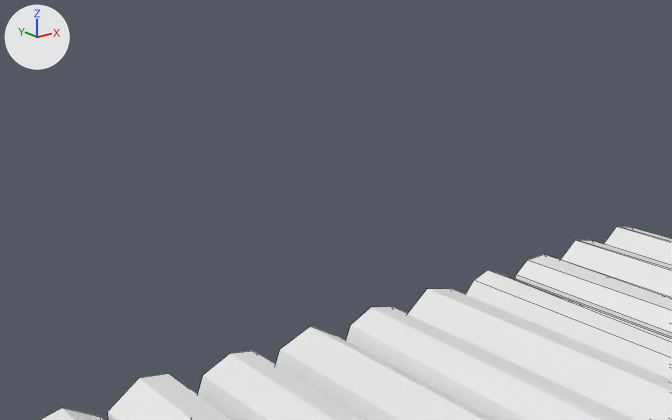
The Blender file IslandPrefabs/Floatable.blend: old version first, new version second.
One viewpoint serves both versions: a 50 mm lens placed at (8.1, 0.19, 3.44), pointed at (12.4, 5.57, 1.29). Arrows for +X, +Y and +Z are at upper left; the lights stay in place. Mesh edges are drawn as thin lines.
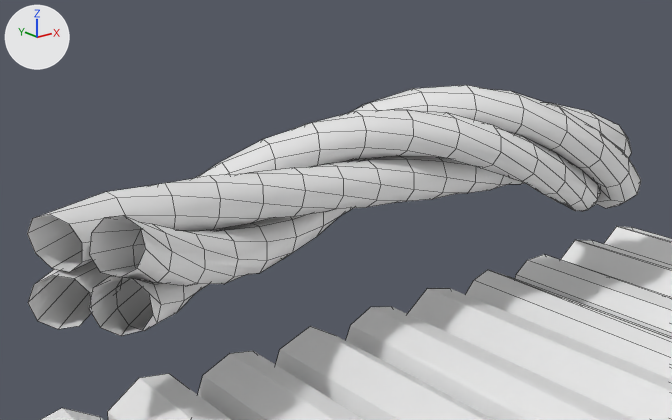
ob_beziercurve is not drawn itself; it is used by a modifier of ob_circle.

Where the change shows, as pixel boxes (x1, y1, x2, y2) in the pictures (672 x 420 px):
'Circle', added: after (27, 85, 641, 336)

Patch to the scene script:
```diff
--- a/IslandPrefabs/Floatable.blend.py
+++ b/IslandPrefabs/Floatable.blend.py
@@ me_circle_002 @@
+me_circle_002.from_pydata(...)  # 36 vertices, 0 faces, 36 loose edges; spans x -0.557..0.186, y -0.557..0.186, z -0.072..0.07
@@ cu_beziercurve @@
+cu_beziercurve = bpy.data.curves.new('BezierCurve', 'CURVE')
+cu_beziercurve.dimensions = '3D'
+_sp = cu_beziercurve.splines.new('BEZIER'); _sp.bezier_points.add(2)
+_sp.bezier_points.foreach_set('co', [-6.032, -0.194, 0.273, -1.0, 0.0, 0.0, 1.0, 0.0, 0.0])
+_sp.bezier_points.foreach_set('handle_left', [-6.532, -0.694, 0.273, -1.5, -0.5, 0.0, 0.0, 0.0, 0.0])
+_sp.bezier_points.foreach_set('handle_right', [-5.532, 0.306, 0.273, -0.5, 0.5, 0.0, 2.0, 0.0, 0.0])
+for _p, _l, _r in zip(_sp.bezier_points, ['ALIGNED', 'ALIGNED', 'ALIGNED'], ['ALIGNED', 'ALIGNED', 'ALIGNED']): _p.handle_left_type = _l; _p.handle_right_type = _r
+_sp.order_u = 0
+_sp.order_v = 0
+cu_beziercurve.use_path = True
+cu_beziercurve.use_path_clamp = True
+cu_beziercurve.fill_mode = 'FULL'
@@ ob_beziercurve @@
+ob_beziercurve = bpy.data.objects.new('BezierCurve', cu_beziercurve)
+ob_beziercurve.parent = ob_circle
+ob_beziercurve.matrix_parent_inverse = Matrix(((1.0, 0.0, 0.0, -0.371), (0.0, 1.0, 0.0, 0.0), (0.0, 0.0, 2.536, 0.0), (0.0, 0.0, 0.0, 1.0)))
+ob_beziercurve.location = (0.0, 0.0, 0.0)
@@ ob_circle @@
+ob_circle = bpy.data.objects.new('Circle', me_circle_002)
+ob_circle.location = (16.684, 5.133, 1.361)
+ob_circle.scale = (1.0, 1.0, 0.394)
+_m = ob_circle.modifiers.new('Screw', 'SCREW')
+_m.screw_offset = 13.3
+_m.use_normal_flip = True
+_m = ob_circle.modifiers.new('Curve', 'CURVE')
+_m.object = ob_beziercurve
+_m.deform_axis = 'POS_Z'
```
